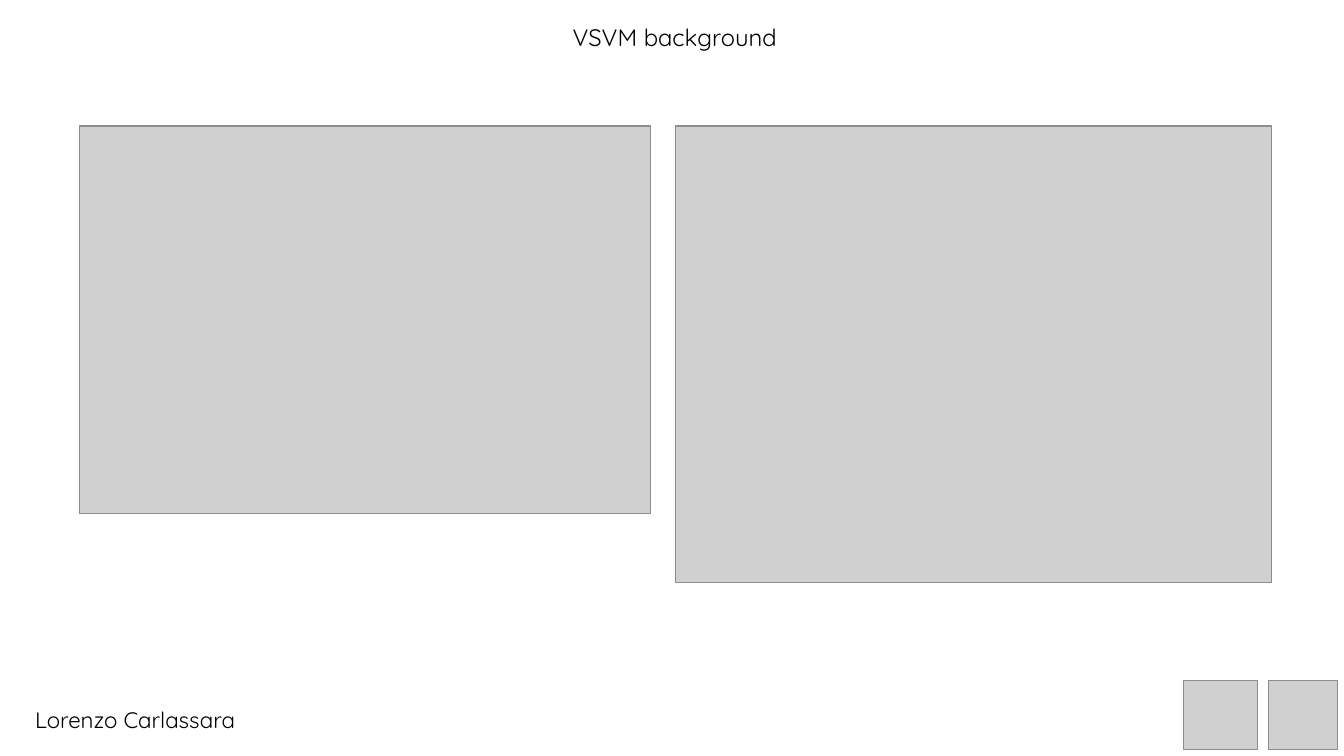
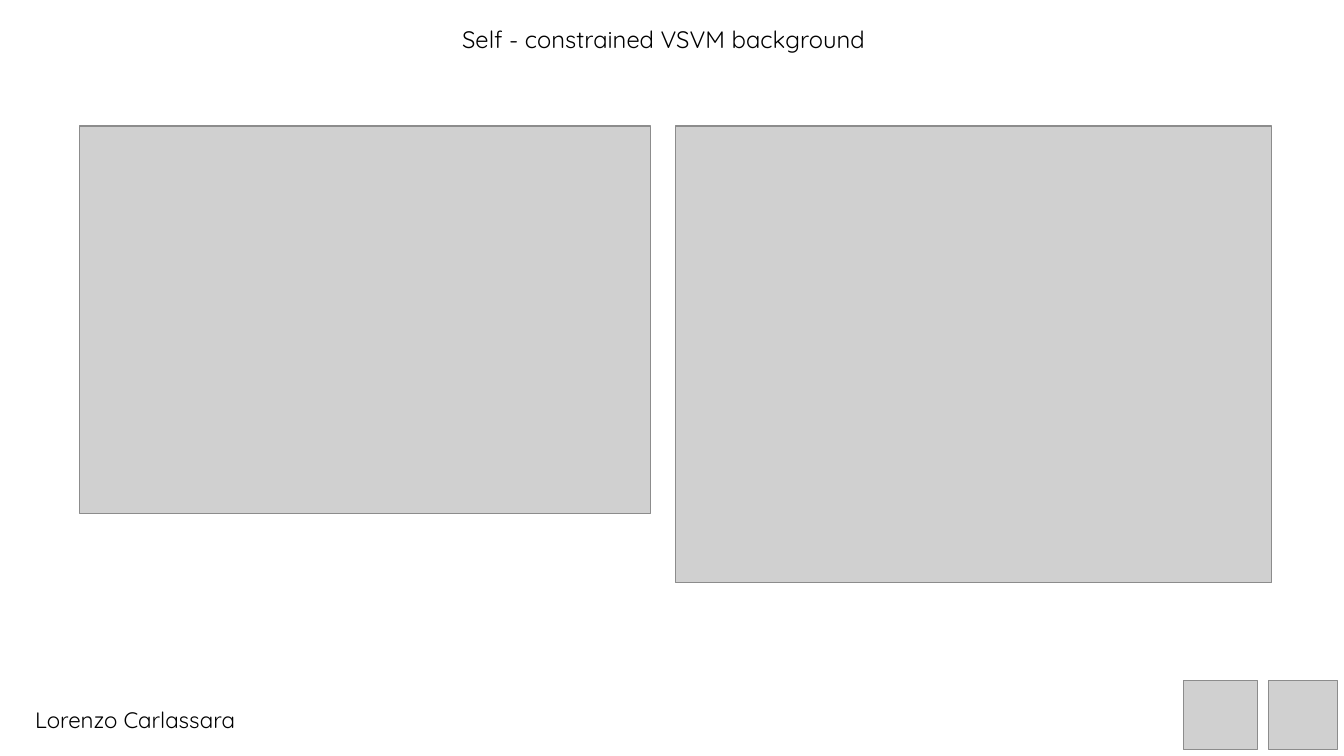
Before and after one commit to carls31/active-learning-virtual-SVM, a slide deck: slide 3 of presentation_CARLASSARA_10601118.pptx. Drawn at 1344x756 pixels with LibreOffice and Linux fonts; fonts in the diff are those of the drawing; grey boxes stand for pictures. Boxes give left, top, right and bottom in pixels: in the first picture for what was removed or moved away, otherwise in the second. Text is boxed around its words. In the diff, an @@ line names an element or a change of style, - is before the commit and + after.

```diff
--- a/presentation_CARLASSARA_10601118.pptx
+++ b/presentation_CARLASSARA_10601118.pptx
@@ text at box(462, 30, 865, 53): text changed @@
-VSVM background
+Self - constrained VSVM background
```
Also in this commit, not shown: 3 other slides changed.
